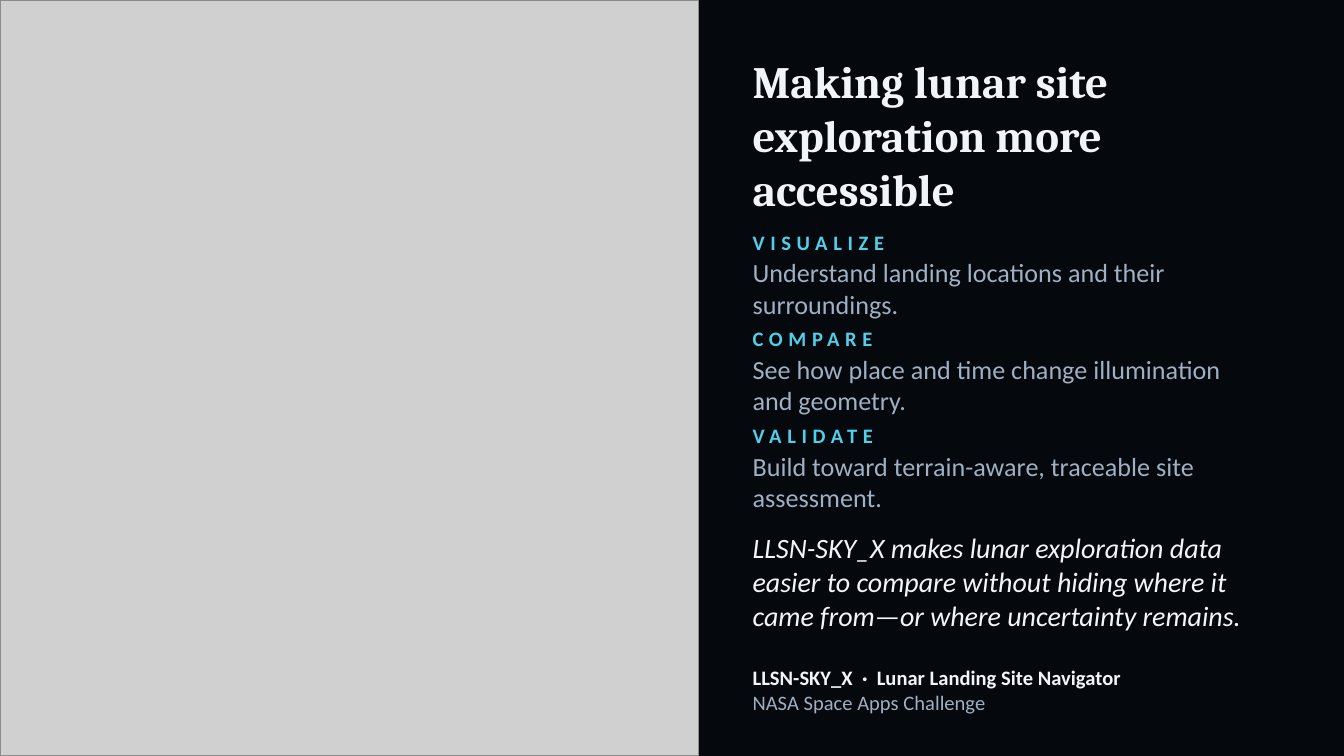
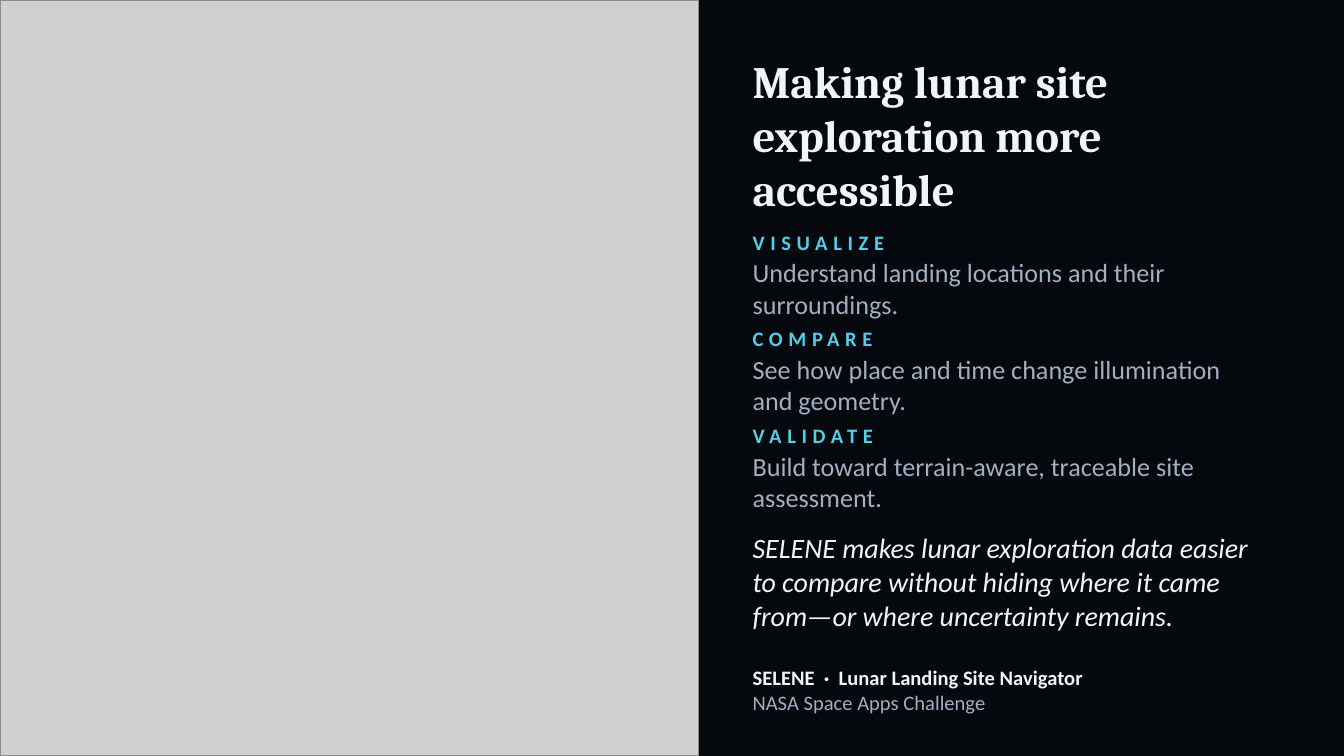
Before and after one commit to Jamal0602/LLSN-SKY_X, a slide deck: slide 8 of data/Lunar_Landing_Site_Navigator.pptx. Drawn at 1344x756 pixels with LibreOffice and Linux fonts; fonts in the diff are those of the drawing; grey boxes stand for pictures. Boxes give left, top, right and bottom in pixels: in the first picture for what was removed or moved away, otherwise in the second. Text is boxed around its words. In the diff, an @@ line names an element or a change of style, - is before the commit and + after.

```diff
--- a/data/Lunar_Landing_Site_Navigator.pptx
+++ b/data/Lunar_Landing_Site_Navigator.pptx
@@ text at [753,538,1248,631]: text changed @@
-LLSN-SKY_X makes lunar exploration data easier to compare without hiding where it came from—or where uncertainty remains.
+SELENE makes lunar exploration data easier to compare without hiding where it came from—or where uncertainty remains.
@@ text at [753,670,1083,689]: text changed @@
-LLSN-SKY_X · Lunar Landing Site Navigator
+SELENE · Lunar Landing Site Navigator
```
Also in this commit, not shown: 7 other slides changed, 12 other files.
